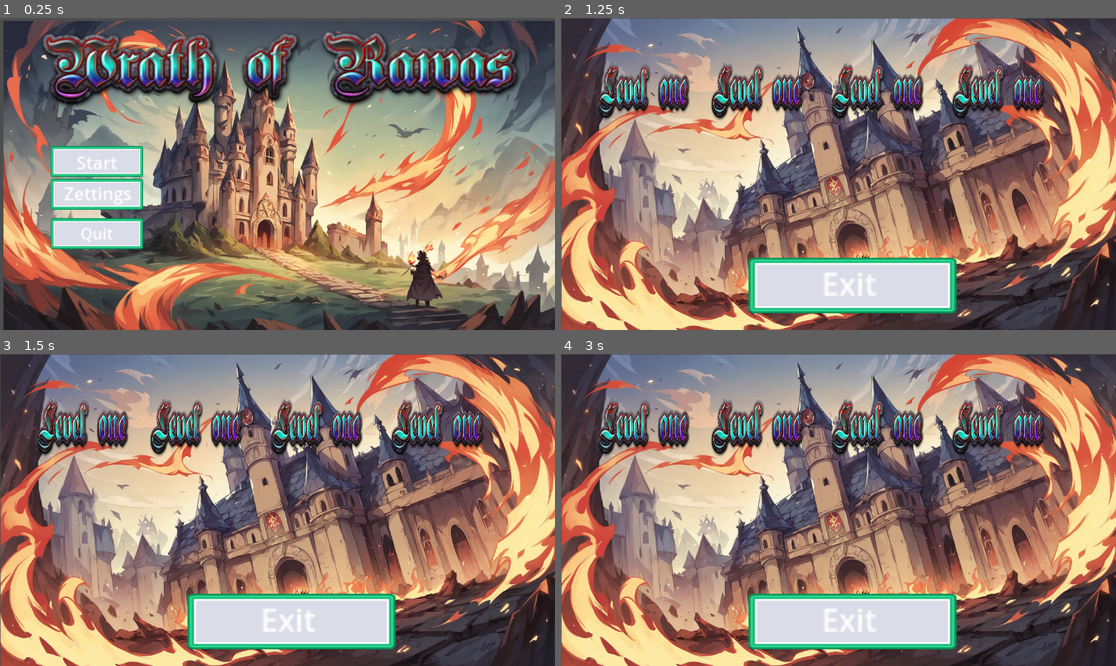
Above: before the commit, frames 1-4 (two rows, left to right).
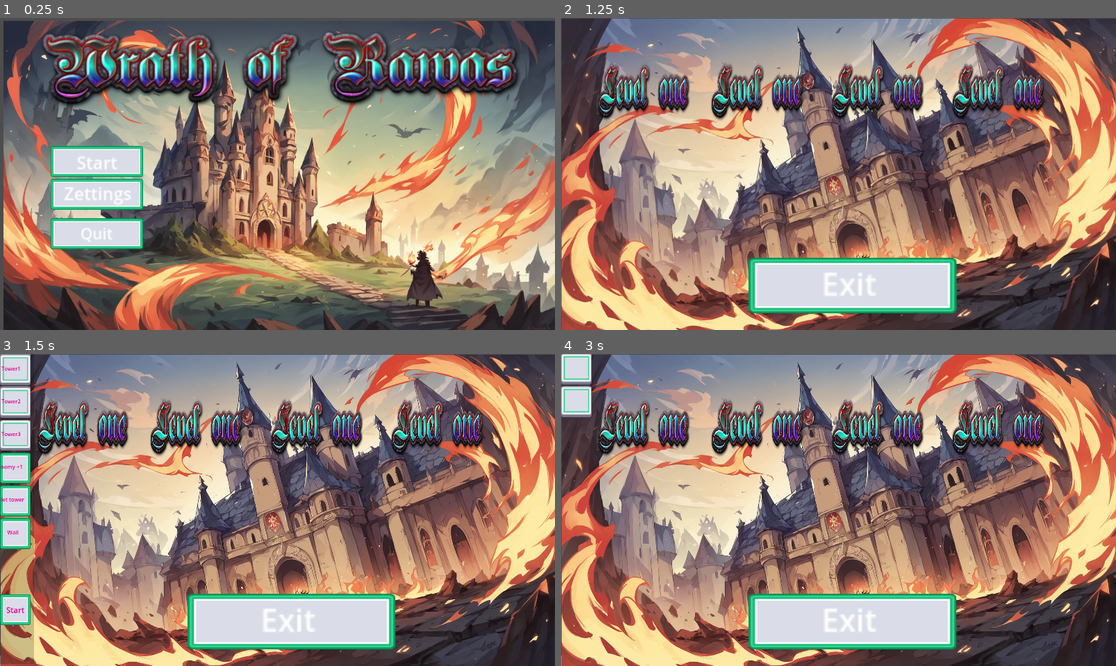
Above: after the commit, the same moments.

Repository: KenvaidGT/Wrath-of-Rawas
Game: Godot game, scene res://Main_menu/UI Scenes/MainMenu Visual/MainScene.tscn
Two runs of this game, one before a commit and one after it. Both use one fixed random seed, a clock stepped at 60 frames per second and the inputs below.
Inputs (mouse positions are in pixels of both pictures, inside the frame that each line leads up to):
- Up to frame 1 (0.25 s): no input
- Up to frame 2 (1.25 s): click "Start" at 0.5 s
- Up to frame 3 (1.5 s): click (83, 428) at 1.25 s
- Up to frame 4 (3 s): click (644, 428) at 2 s; click (577, 609) at 2.75 s, where only the run after the commit has a clickable "Start"

Frames 1-2 are identical in both runs. In frame 3, 7.7% of the frame differs, in the area x 0-100%, y 0-100%; in frame 4, 3.3%.

Commit message:
game.ui

Diff:
--- a/GameScenes/Map1.tscn
+++ b/GameScenes/Map1.tscn
@@ -1,3 +1,31 @@
-[gd_scene format=3 uid="uid://c5m77kbumdmda"]
+[gd_scene load_steps=5 format=3 uid="uid://c5m77kbumdmda"]
+
+[ext_resource type="PackedScene" uid="uid://8ta4yvucudcg" path="res://UI/wave_ui.tscn" id="1_e7b08"]
+[ext_resource type="PackedScene" uid="uid://dnr2gywg0vfxr" path="res://UI/game_ui.tscn" id="2_emh3p"]
+
+[sub_resource type="BoxMesh" id="BoxMesh_dlqro"]
+size = Vector3(10, 1, 10)
+
+[sub_resource type="BoxShape3D" id="BoxShape3D_vdybb"]
+size = Vector3(10, 0.5, 10)
 
 [node name="Map1" type="Node3D"]
+
+[node name="wave_UI" parent="." instance=ExtResource("1_e7b08")]
+
+[node name="Game_UI" parent="." instance=ExtResource("2_emh3p")]
+
+[node name="DirectionalLight3D" type="DirectionalLight3D" parent="."]
+transform = Transform3D(-0.866023, -0.433016, 0.250001, 0, 0.499998, 0.866027, -0.500003, 0.749999, -0.43301, -4.81839, 1.94779, 0)
+shadow_enabled = true
+
+[node name="Camera3D" type="Camera3D" parent="."]
+transform = Transform3D(1, 0, 0, 0, 0.987688, 0.156434, 0, -0.156434, 0.987688, -0.141509, 3.57829, 4.96821)
+
+[node name="StaticBody3D" type="StaticBody3D" parent="."]
+
+[node name="MeshInstance3D" type="MeshInstance3D" parent="StaticBody3D"]
+mesh = SubResource("BoxMesh_dlqro")
+
+[node name="CollisionShape3D" type="CollisionShape3D" parent="StaticBody3D"]
+shape = SubResource("BoxShape3D_vdybb")
--- /dev/null
+++ b/GameScenes/debug_lvl.tscn
@@ -0,0 +1,3 @@
+[gd_scene format=3 uid="uid://bi17srvxm6eat"]
+
+[node name="Node3D" type="Node3D"]
Not shown: 1 places in Main_menu/UI Scenes/ExitScene.tscn that only renumber resources
Not shown: 1 places in Main_menu/UI Scenes/SettingsScene.tscn that only renumber resources
Not shown: 1 places in UI/game_ui.tscn that only renumber resources
